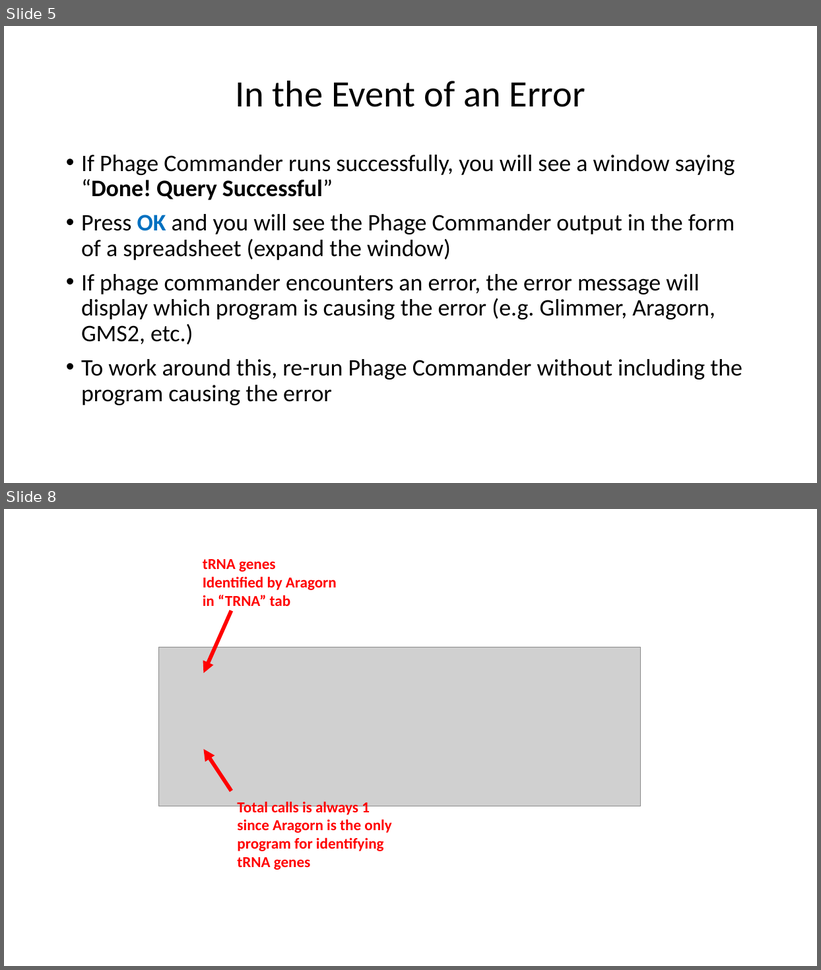
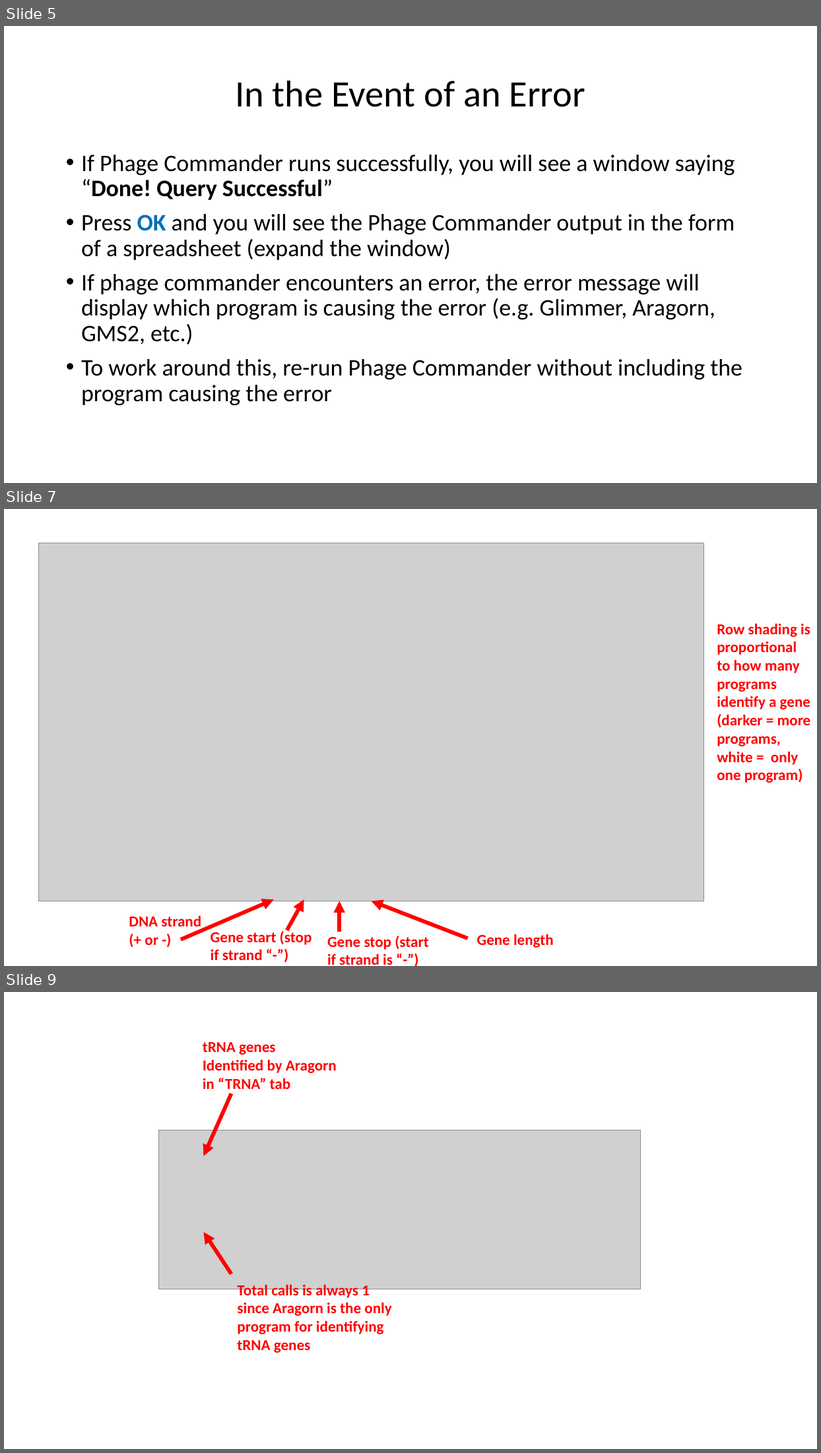
Before and after one commit to sarah-harris/PhageCommander, a slide deck: Phage Commander User Guide.pptx. Shown one above the other, each under a label of ours: slides 5 and 8 before the commit, slides 5, 7 and 9 after it; the slides between them are not shown. The pictures are 821x970 and 821x1453 pixels, drawn with LibreOffice and Linux fonts; fonts in the diff are those of the drawing; grey boxes stand for pictures. Boxes give left, top, right and bottom in pixels: in the first picture for what was removed or moved away, otherwise in the second. Text is boxed around its words. In the diff, an @@ line names an element or a change of style, - is before the commit and + after.

```diff
--- a/Phage Commander User Guide.pptx
+++ b/Phage Commander User Guide.pptx
@@ slide 7 added at [4, 509, 817, 966], background #FFFFFF @@
@@ picture added at [39, 543, 704, 901] @@
@@ text added at [717, 623, 811, 783], 18 pt, text #FF0000, bold @@
+Row shading is proportional to how many programs identify a gene (darker = more programs, white = only one program)
@@ arrow added from (181, 940) to (274, 900), #FF0000 4.5 pt @@
@@ arrow added from (287, 931) to (304, 900), #FF0000 4.5 pt @@
@@ arrow added from (339, 932) to (339, 901), #FF0000 4.5 pt @@
@@ arrow added from (467, 939) to (371, 901), #FF0000 4.5 pt @@
@@ text added at [129, 916, 201, 945], 18 pt, text #FF0000, bold @@
+DNA strand (+ or -)
@@ text added at [211, 929, 312, 960], 18 pt, text #FF0000, bold @@
+Gene start (stop if strand “-”)
@@ text added at [327, 936, 429, 965], 18 pt, text #FF0000, bold @@
+Gene stop (start if strand is “-”)
@@ text added at [477, 934, 554, 948], 18 pt, text #FF0000, bold @@
+Gene length
@@ what was slide 8 is now slide 9 @@
```
Also in this commit, not shown: 3 slides changed, 1 other slide added, 1 slide removed, 2 other files.
